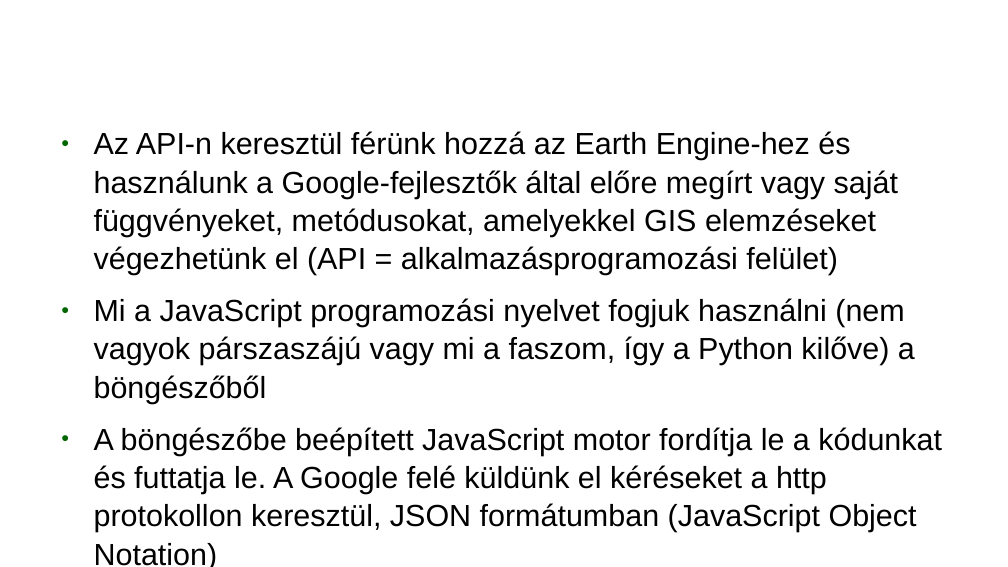
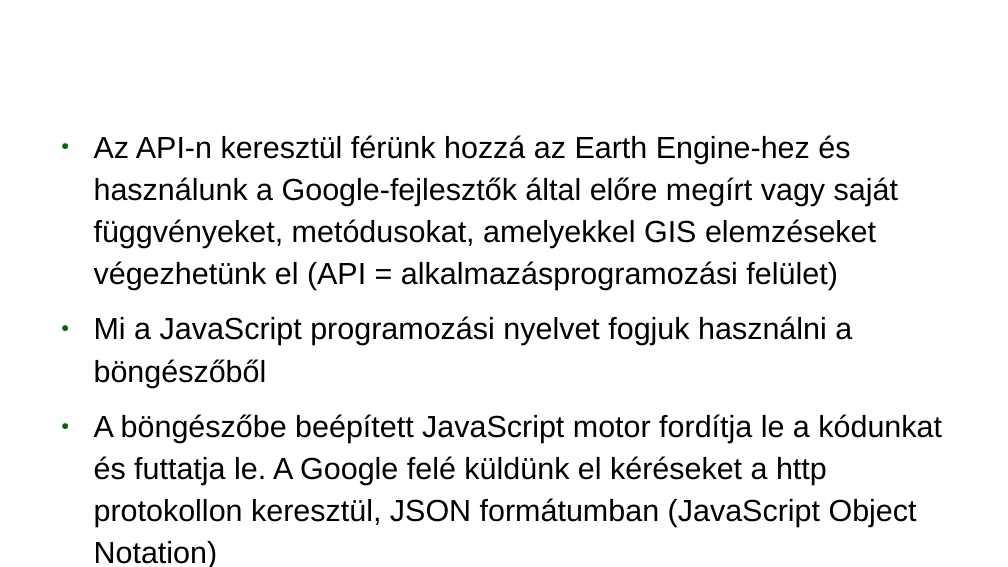
Before and after one commit to webandras/google_earth_engine_kutatas, a slide deck: slide 5 of google_earth_engine_gulacsi_andras_2018.odp. Drawn at 1008x567 pixels with LibreOffice and Linux fonts; fonts in the diff are those of the drawing; background and template pictures are left out. Boxes give left, top, right and bottom in pixels: in the first picture for what was removed or moved away, otherwise in the second. Text is boxed around its words. In the diff, an @@ line names an element or a change of style, - is before the commit and + after.

```diff
--- a/google_earth_engine_gulacsi_andras_2018.odp
+++ b/google_earth_engine_gulacsi_andras_2018.odp
@@ text at box(94, 135, 942, 567): line spacing 1.05 to 1.15 @@
@@ text at box(94, 316, 852, 387): text changed @@
-● Mi a JavaScript programozási nyelvet fogjuk használni (nem vagyok párszaszájú vagy mi a faszom, így a Python kilőve) a böngészőből
+● Mi a JavaScript programozási nyelvet fogjuk használni a böngészőből
```
Also in this commit, not shown: 7 other slides changed, 1 other file.
